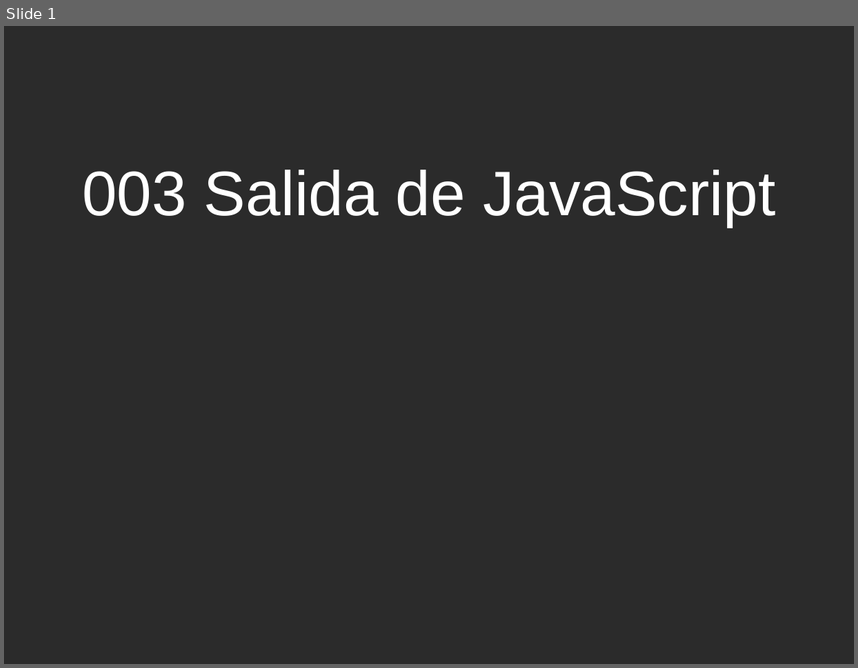
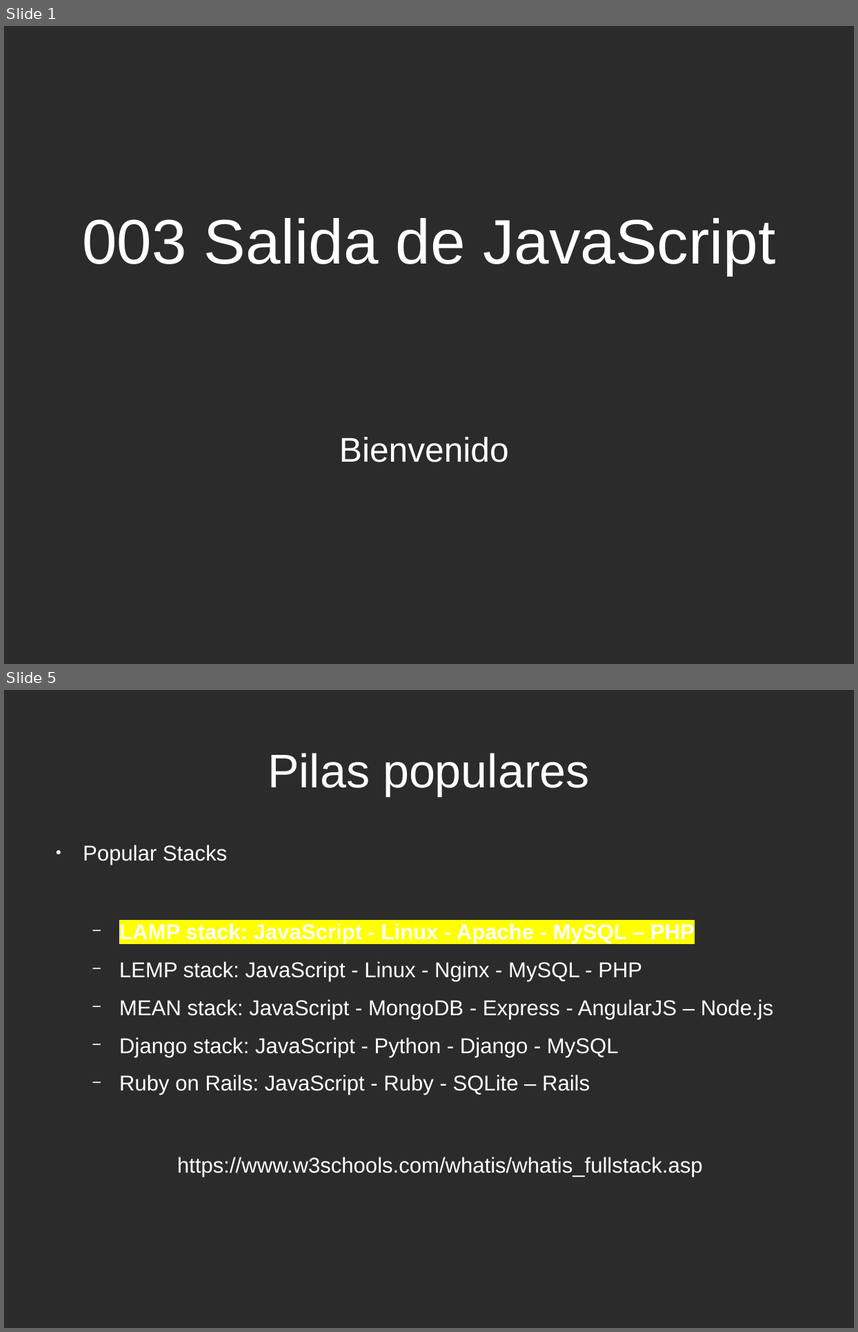
Before and after one commit to caleman9791/Curso_de_JavaScript, a slide deck: 001-Tutorial-de-JavaScript/003-Salida-de-JavaScript/003-Salida-de-JavaScript.odp. Shown one above the other, each under a label of ours: slide 1 before the commit, slides 1 and 5 after it; the slides between them are not shown. The pictures are 858x668 and 858x1332 pixels, drawn with LibreOffice and Linux fonts; fonts in the diff are those of the drawing; background and template pictures are left out; a plain dark background stands for a picture behind light text. Boxes give left, top, right and bottom in pixels: in the first picture for what was removed or moved away, otherwise in the second. Text is boxed around its words. In the diff, an @@ line names an element or a change of style, - is before the commit and + after.

Commit message:
003 video 1 completado y publicado , falta explicar en detalle las salidas en un video 2

```diff
--- a/001-Tutorial-de-JavaScript/003-Salida-de-JavaScript/003-Salida-de-JavaScript.odp
+++ b/001-Tutorial-de-JavaScript/003-Salida-de-JavaScript/003-Salida-de-JavaScript.odp
@@ slide 5 added at (4,690,854,1328), background picture (left out) @@
@@ title added at (268,753,590,796), 44 pt, text #FFFFFF @@
+Pilas populares
@@ text added at (83,845,773,1176), 20 pt, text #FFFFFF @@
+● Popular Stacks
+  − LAMP stack: JavaScript - Linux - Apache - MySQL – PHP
+  − LEMP stack: JavaScript - Linux - Nginx - MySQL - PHP
+  − MEAN stack: JavaScript - MongoDB - Express - AngularJS – Node.js
+  − Django stack: JavaScript - Python - Django - MySQL
+  − Ruby on Rails: JavaScript - Ruby - SQLite – Rails
+https://www.w3schools.com/whatis/whatis_fullstack.asp
@@ slide 1 changed as well @@
@@ title "003 Salida de JavaScript": place and size @@
-title "003 Salida de JavaScript" at (82,170,775,227)
+title "003 Salida de JavaScript" at (82,218,775,275)
@@ subtitle added at (339,437,509,462), 32 pt, text #FFFFFF @@
+Bienvenido
```
Also in this commit, not shown: 6 other slides added, 2 slides removed, 3 other files.
